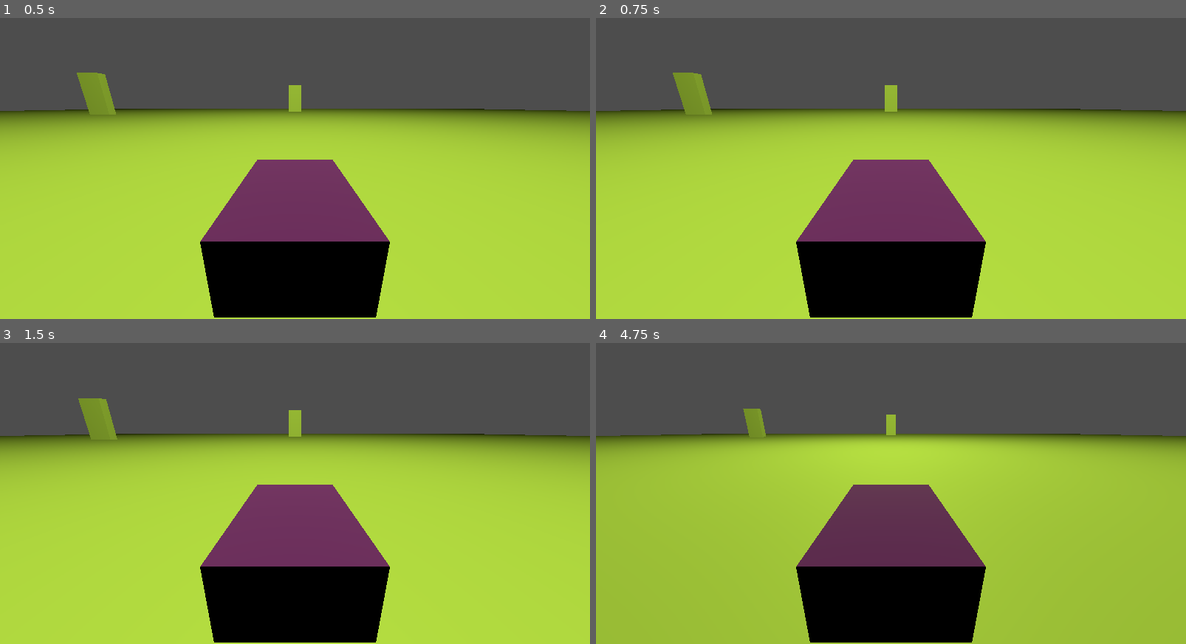
Above: before the commit, frames 1-4 (two rows, left to right).
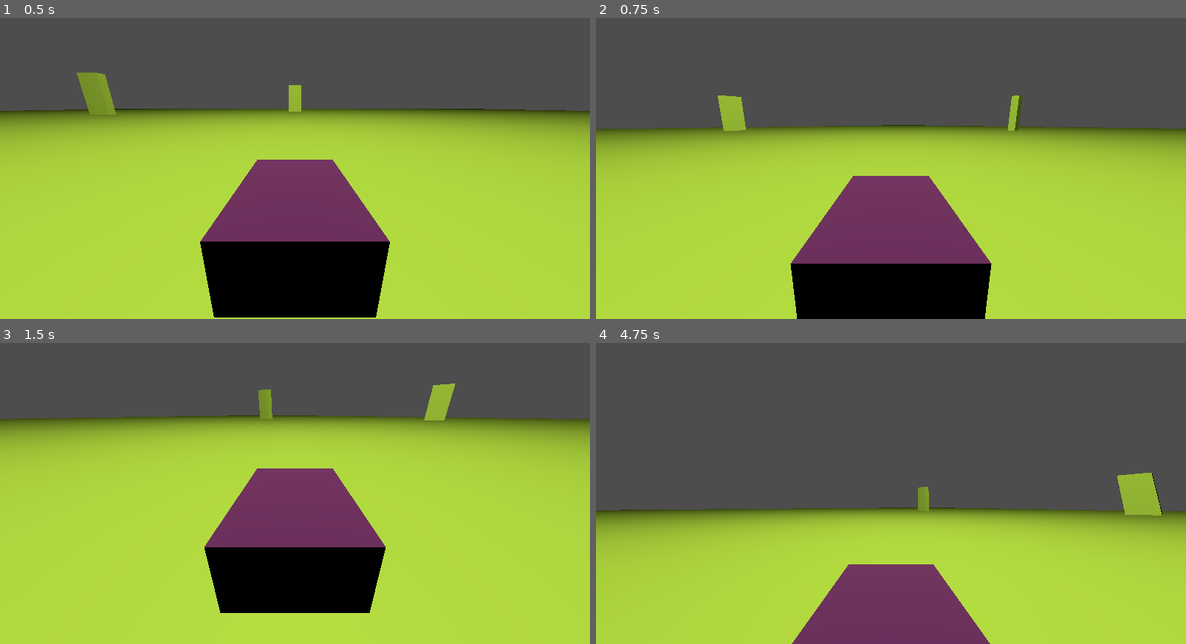
Above: after the commit, the same moments.

Repository: X1Vi/RocketLeagueAttempt
Game: Godot game, scene res://scenes/TestingScene.tscn
The game is run twice, just before and just after one commit, with the same random seed, the same clock (stepped at 60 frames per second) and the same inputs.
Inputs (mouse positions are in pixels of both pictures, inside the frame that each line leads up to):
- Up to frame 1 (0.5 s): no input
- Up to frame 2 (0.75 s): tap Enter at 0.5 s; move the mouse to (1020, 135) at 0.52 s; hold Right (ui_right) from 0.53 s (still down)
- Up to frame 3 (1.5 s): tap Space at 1.25 s; move the mouse to (177, 493) at 1.27 s; release Right (ui_right) at 1.28 s; hold Down (ui_down) from 1.28 s (still down)
- Up to frame 4 (4.75 s): move the mouse to (950, 406) at 2.02 s; release Down (ui_down) at 2.03 s; hold Right (ui_right) 2.03-2.78 s; move the mouse to (861, 544) at 2.77 s; hold Up (ui_up) 2.78-3.53 s; move the mouse to (1068, 526) at 3.52 s; hold Left (ui_left) from 3.53 s (still down); move the mouse to (714, 427) at 4.27 s

Frame 1 is identical in both runs. In frame 2, 17% of the frame differs, in the area x 0-100%, y 18-100%; in frame 3, 19%; in frame 4, 49%, in the area x 0-100%, y 21-100%.

Commit message:
added functionality for moving the car smoothly and camera for movement direction

Diff:
--- a/project.godot
+++ b/project.godot
@@ -14,3 +14,11 @@
 run/main_scene="res://scenes/TestingScene.tscn"
 config/features=PackedStringArray("4.2", "Forward Plus")
 config/icon="res://icon.svg"
+
+[input]
+
+Quit={
+"deadzone": 0.5,
+"events": [Object(InputEventKey,"resource_local_to_scene":false,"resource_name":"","device":-1,"window_id":0,"alt_pressed":false,"shift_pressed":false,"ctrl_pressed":false,"meta_pressed":false,"pressed":false,"keycode":0,"physical_keycode":4194305,"key_label":0,"unicode":0,"echo":false,"script":null)
+]
+}
--- a/scenes/TestingScene.tscn
+++ b/scenes/TestingScene.tscn
@@ -22,7 +22,12 @@
 transform = Transform3D(5.55273, 0, 0, 0, 1.24751, 0, 0, 0, 87.1299, 5.41099, 0, 0)
 shape = SubResource("BoxShape3D_soo1q")
 
-[node name="Player" parent="." instance=ExtResource("1_mtafh")]
+[node name="Player" parent="." node_paths=PackedStringArray("camera") instance=ExtResource("1_mtafh")]
+acceleration = 6.0
+brake_deceleration = 120.0
+friction_deceleration = 120.0
+reverse_friction_deceleration = 120.0
+camera = NodePath("Camera3D")
 
 [node name="OmniLight3D" type="OmniLight3D" parent="."]
 transform = Transform3D(1, 0, 0, 0, 1, 0, 0, 0, 1, 0, 39.0487, 0)
@@ -44,3 +49,5 @@
 
 [node name="StaticBody3D5" parent="." instance=ExtResource("2_yfrpw")]
 transform = Transform3D(6.19585, 0, 0, 0, 4.36947, 0, 0, 0, 2.52397, 88.8935, 4.99065, -15.6261)
+
+[editable path="Player"]
--- a/scripts/player.gd
+++ b/scripts/player.gd
@@ -2,23 +2,37 @@
 
 @export var max_speed = 100.0
 @export var acceleration = 10.0
-@export var brake_deceleration = 20.0
-@export var friction_deceleration = 2.0
+@export var brake_deceleration = 40.0
+@export var friction_deceleration = 10.0
 @export var steering_sensitivity = 0.5
 @export var steering_speed = 5.0
+@export var steering_friction = 2.0
 @export var gravity = -9.8
 @export var drift_factor = 0.95
 @export var handbrake_drift_factor = 0.7
 @export var traction_fast = 0.1
 @export var traction_slow = 0.7
+@export var reverse_friction_deceleration = 15.0  # Added reverse friction deceleration
+
+@export var camera_rotation_speed = 0.1  # Speed at which the camera follows the car
 
 var speed = 0.0
 var steer_angle = 0.0
 var current_velocity = Vector3.ZERO
+@export var camera : Camera3D  # Reference to the camera node
+var mouse_sensitivity = 0.003  # Sensitivity for mouse movement
+
+func _ready():
+	Input.set_mouse_mode(Input.MOUSE_MODE_CAPTURED)
 
 func _physics_process(delta):
+	quit()
 	apply_gravity()
 	movement(delta)
+
+func _input(event):
+	if event is InputEventMouseMotion:
+		rotate_camera(event.relative)
 
 func movement(delta):
 	var throttle = Input.get_action_strength("ui_up") - Input.get_action_strength("ui_down")
@@ -29,16 +43,22 @@
 	if throttle > 0:
 		speed = move_toward(speed, max_speed, acceleration * throttle * delta)
 	elif throttle < 0:
-		speed = move_toward(speed, -max_speed / 2, brake_deceleration * abs(throttle) * delta)
+		speed = move_toward(speed, -max_speed / 8, brake_deceleration * abs(throttle) * delta)
 	else:
-		speed = move_toward(speed, 0, friction_deceleration * delta)
+		if speed > 0:
+			speed = move_toward(speed, 0, friction_deceleration * delta)
+		else:
+			speed = move_toward(speed, 0, reverse_friction_deceleration * delta)
 
 	# Apply steering
-	var turn_factor = clamp(speed / max_speed, 0, 1)
-	steer_angle = move_toward(steer_angle, steer_input * steering_sensitivity, steering_speed * turn_factor * delta)
+	var turn_factor = clamp(abs(speed) / max_speed, 0, 1)  # Use abs(speed) to handle both forward and backward speeds
+	if steer_input != 0:
+		steer_angle = move_toward(steer_angle, steer_input * steering_sensitivity, steering_speed * turn_factor * delta)
+	else:
+		steer_angle = move_toward(steer_angle, 0, steering_friction * delta)
 
 	# Rotate the car
-	rotate_y(steer_angle * delta)
+	rotate_y(steer_angle * delta * sign(speed))  # Apply rotation based on the direction of movement
 
 	# Calculate forward velocity
 	var forward_velocity = -global_transform.basis.z * speed
@@ -48,7 +68,7 @@
 	current_velocity = current_velocity.lerp(forward_velocity, drift)
 
 	# Apply traction
-	var traction = lerp(traction_fast, traction_slow, speed / max_speed)
+	var traction = lerp(traction_fast, traction_slow, abs(speed) / max_speed)
 	current_velocity = current_velocity.lerp(forward_velocity, traction)
 
 	# Set velocity
@@ -63,5 +83,19 @@
 	else:
 		velocity.y = 0
 
-func _ready():
-	pass
+func rotate_camera(mouse_delta):
+	if camera != null:
+		var yaw = -mouse_delta.x * mouse_sensitivity
+		var pitch = -mouse_delta.y * mouse_sensitivity
+
+		# Rotate the car's global_transform
+		rotate_y(yaw)
+
+		# Rotate the camera's pitch (around its local X axis)
+		camera.rotate_x(pitch)
+		# Clamp the camera's pitch rotation to avoid flipping
+		camera.rotation.x = clamp(camera.rotation.x, deg_to_rad(-30), deg_to_rad(30))
+
+func quit():
+	if Input.is_action_just_pressed('Quit'):
+		get_tree().quit()
